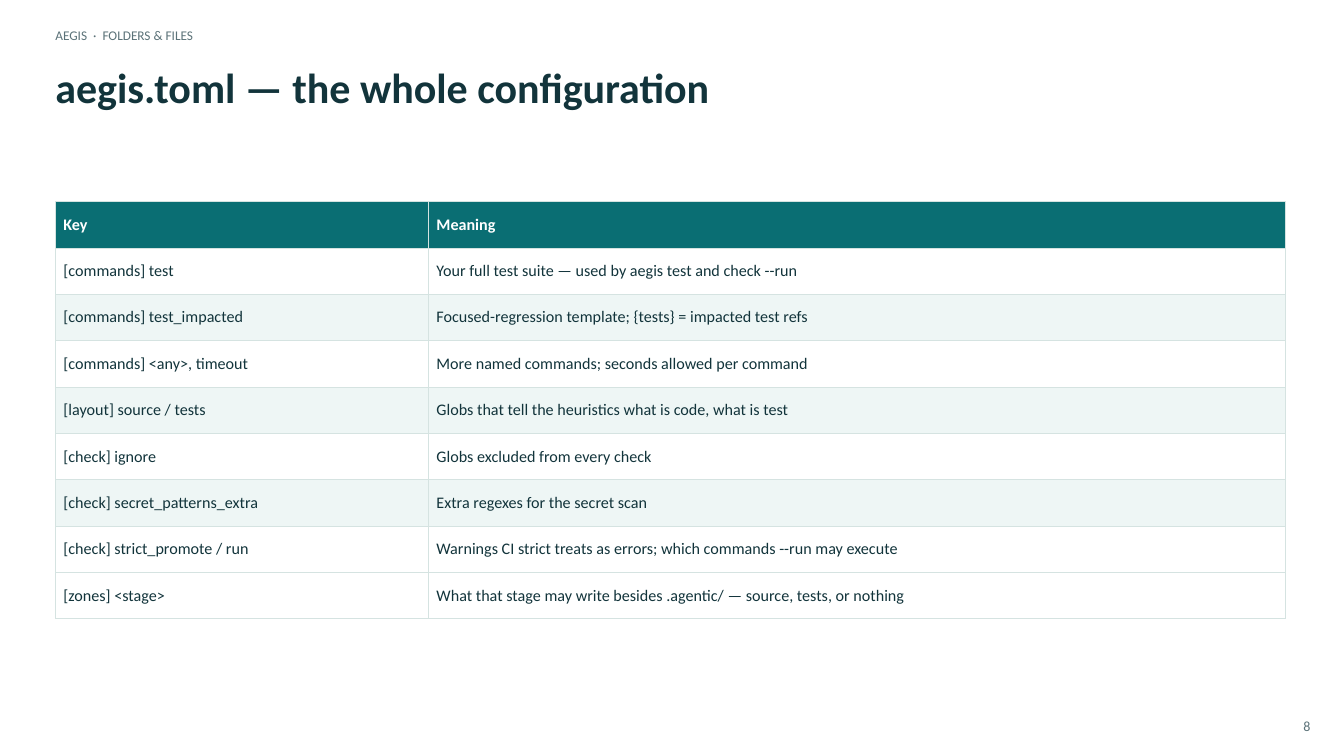
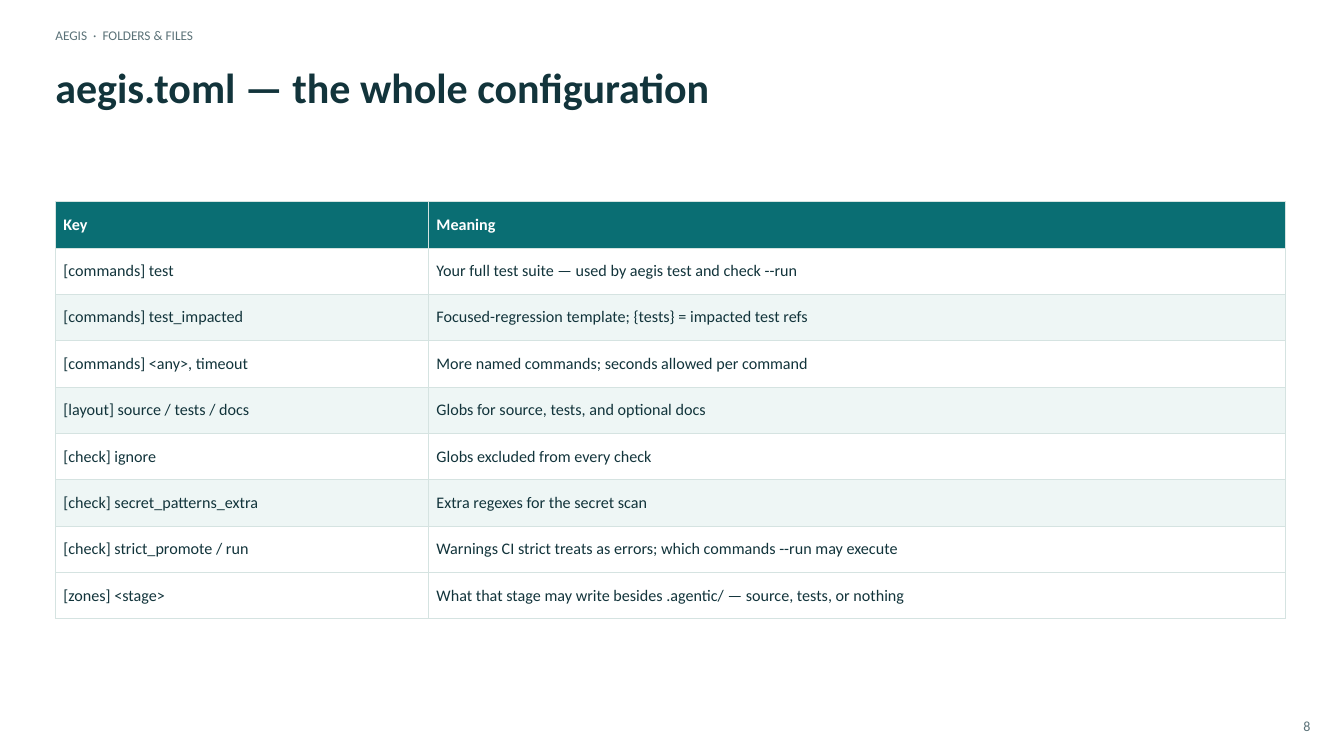
Before and after one commit to DDP-Engineering/Agentic_Engineering_Governance_Integrity_System, a slide deck: slide 8 of 06_SoftwareDocu/02_Folders_and_Files.pptx. Drawn at 1344x756 pixels with LibreOffice and Linux fonts; fonts in the diff are those of the drawing. Boxes give left, top, right and bottom in pixels: in the first picture for what was removed or moved away, otherwise in the second. Text is boxed around its words. In the diff, an @@ line names an element or a change of style, - is before the commit and + after.

```diff
--- a/06_SoftwareDocu/02_Folders_and_Files.pptx
+++ b/06_SoftwareDocu/02_Folders_and_Files.pptx
@@ table at (55,202,1286,608) @@
-row 5, column 1: [layout] source / tests
+row 5, column 1: [layout] source / tests / docs
-row 5, column 2: Globs that tell the heuristics what is code, what is test
+row 5, column 2: Globs for source, tests, and optional docs
```
Also in this commit, not shown: 3 other slides changed, 59 other files.
